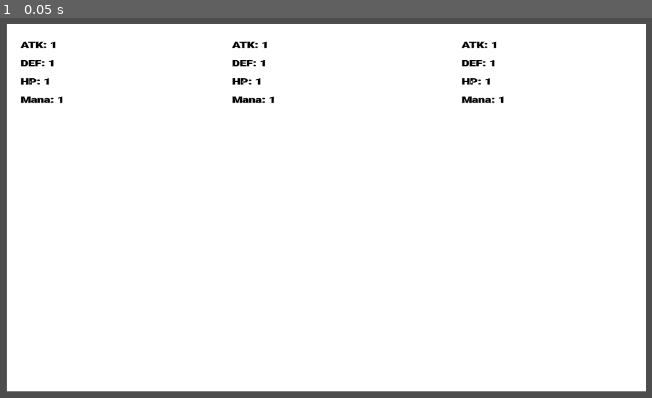
Above: before the commit, frame 1.
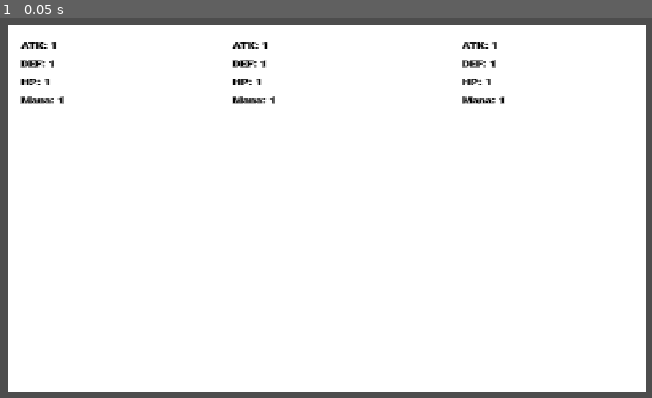
Above: after the commit, the same moment.

Repository: daistic/Project-GMTK-Loop
Game: Godot game, scene res://Scenes/Battle/before_battle.tscn
The game is run twice, just before and just after one commit, with the same random seed, the same clock (stepped at 60 frames per second) and the same inputs. Before the commit the project starts from res://scene/before_battle.tscn.
Inputs:
- Up to frame 1 (0.05 s): no input

The runs differ from the first frame. In frame 1, 1.5% of the frame differs, in the area x 1-100%, y 1-99%.

Commit message:
add: Game Scene

Diff:
--- /dev/null
+++ b/Resources/Black_35.tres
@@ -0,0 +1,8 @@
+[gd_resource type="LabelSettings" load_steps=2 format=3 uid="uid://cxitxq60d3cta"]
+
+[ext_resource type="FontFile" uid="uid://br3p57tef348l" path="res://Roboto_Condensed-Black.ttf" id="1_1247e"]
+
+[resource]
+font = ExtResource("1_1247e")
+font_size = 35
+font_color = Color(0, 0, 0, 1)
--- /dev/null
+++ b/Scenes/GameScene.tscn
@@ -0,0 +1,303 @@
+[gd_scene load_steps=5 format=3 uid="uid://cx5sc3vfrsvvh"]
+
+[ext_resource type="Texture2D" uid="uid://c8gvxv54ldop4" path="res://Ucup/Screenshot 2025-08-02 001149.png" id="1_3mbwn"]
+[ext_resource type="LabelSettings" uid="uid://cxitxq60d3cta" path="res://Resources/Black_35.tres" id="2_jwv4s"]
+[ext_resource type="Texture2D" uid="uid://cn6fpghaepx4r" path="res://Ucup/Screenshot 2025-05-22 211705.png" id="3_lohlh"]
+[ext_resource type="PackedScene" uid="uid://dhksfivwid2n0" path="res://Scenes/UmaMusumeButton.tscn" id="4_jwv4s"]
+
+[node name="GameScene" type="Control"]
+layout_mode = 3
+anchors_preset = 15
+anchor_right = 1.0
+anchor_bottom = 1.0
+grow_horizontal = 2
+grow_vertical = 2
+mouse_filter = 1
+
+[node name="BackgroundTexture" type="TextureRect" parent="."]
+modulate = Color(0.332881, 0.332881, 0.332881, 1)
+layout_mode = 1
+anchors_preset = 15
+anchor_right = 1.0
+anchor_bottom = 1.0
+grow_horizontal = 2
+grow_vertical = 2
+texture = ExtResource("1_3mbwn")
+
+[node name="HBoxContainer" type="HBoxContainer" parent="."]
+layout_mode = 1
+anchors_preset = 15
+anchor_right = 1.0
+anchor_bottom = 1.0
+grow_horizontal = 2
+grow_vertical = 2
+
+[node name="GameSide" type="Control" parent="HBoxContainer"]
+custom_minimum_size = Vector2(700, 0)
+layout_mode = 2
+
+[node name="MarginContainer" type="MarginContainer" parent="HBoxContainer/GameSide"]
+layout_mode = 1
+anchors_preset = 15
+anchor_right = 1.0
+anchor_bottom = 1.0
+grow_horizontal = 2
+grow_vertical = 2
+theme_override_constants/margin_left = 35
+theme_override_constants/margin_top = 35
+theme_override_constants/margin_right = 35
+theme_override_constants/margin_bottom = 35
+
+[node name="VBoxContainer" type="VBoxContainer" parent="HBoxContainer/GameSide/MarginContainer"]
+layout_mode = 2
+theme_override_constants/separation = 20
+
+[node name="HPContainer" type="HBoxContainer" parent="HBoxContainer/GameSide/MarginContainer/VBoxContainer"]
+layout_mode = 2
+theme_override_constants/separation = 15
+
+[node name="Label" type="Label" parent="HBoxContainer/GameSide/MarginContainer/VBoxContainer/HPContainer"]
+layout_mode = 2
+text = "HP"
+label_settings = ExtResource("2_jwv4s")
+
+[node name="TextureProgressBar" type="TextureProgressBar" parent="HBoxContainer/GameSide/MarginContainer/VBoxContainer/HPContainer"]
+custom_minimum_size = Vector2(200, 0)
+layout_mode = 2
+size_flags_horizontal = 3
+value = 100.0
+nine_patch_stretch = true
+stretch_margin_bottom = 35
+texture_progress = ExtResource("1_3mbwn")
+
+[node name="EnergyContainer" type="HBoxContainer" parent="HBoxContainer/GameSide/MarginContainer/VBoxContainer"]
+layout_mode = 2
+theme_override_constants/separation = 15
+
+[node name="Label" type="Label" parent="HBoxContainer/GameSide/MarginContainer/VBoxContainer/EnergyContainer"]
+layout_mode = 2
+text = "EN"
+label_settings = ExtResource("2_jwv4s")
+
+[node name="TextureProgressBar" type="TextureProgressBar" parent="HBoxContainer/GameSide/MarginContainer/VBoxContainer/EnergyContainer"]
+custom_minimum_size = Vector2(200, 0)
+layout_mode = 2
+size_flags_horizontal = 3
+value = 100.0
+nine_patch_stretch = true
+stretch_margin_bottom = 35
+texture_progress = ExtResource("1_3mbwn")
+
+[node name="Spacer" type="Control" parent="HBoxContainer/GameSide/MarginContainer/VBoxContainer"]
+custom_minimum_size = Vector2(0, 5)
+layout_mode = 2
+
+[node name="GameScreen" type="TextureRect" parent="HBoxContainer/GameSide/MarginContainer/VBoxContainer"]
+self_modulate = Color(0.321241, 0.290906, 0.201593, 1)
+custom_minimum_size = Vector2(625, 325)
+layout_mode = 2
+size_flags_vertical = 4
+texture = ExtResource("1_3mbwn")
+
+[node name="MarginContainer" type="MarginContainer" parent="HBoxContainer/GameSide/MarginContainer/VBoxContainer/GameScreen"]
+layout_mode = 1
+anchors_preset = 15
+anchor_right = 1.0
+anchor_bottom = 1.0
+grow_horizontal = 2
+grow_vertical = 2
+theme_override_constants/margin_left = 25
+theme_override_constants/margin_top = 25
+theme_override_constants/margin_right = 25
+theme_override_constants/margin_bottom = 25
+
+[node name="HBoxContainer" type="HBoxContainer" parent="HBoxContainer/GameSide/MarginContainer/VBoxContainer/GameScreen/MarginContainer"]
+layout_mode = 2
+size_flags_horizontal = 4
+size_flags_vertical = 4
+theme_override_constants/separation = 50
+
+[node name="TextureButton" type="TextureButton" parent="HBoxContainer/GameSide/MarginContainer/VBoxContainer/GameScreen/MarginContainer/HBoxContainer"]
+custom_minimum_size = Vector2(150, 150)
+layout_mode = 2
+size_flags_horizontal = 4
+size_flags_vertical = 4
+texture_normal = ExtResource("3_lohlh")
+ignore_texture_size = true
+stretch_mode = 0
+
+[node name="TextureButton2" type="TextureButton" parent="HBoxContainer/GameSide/MarginContainer/VBoxContainer/GameScreen/MarginContainer/HBoxContainer"]
+custom_minimum_size = Vector2(150, 150)
+layout_mode = 2
+size_flags_horizontal = 4
+size_flags_vertical = 4
+texture_normal = ExtResource("3_lohlh")
+ignore_texture_size = true
+stretch_mode = 0
+
+[node name="TextureButton3" type="TextureButton" parent="HBoxContainer/GameSide/MarginContainer/VBoxContainer/GameScreen/MarginContainer/HBoxContainer"]
+custom_minimum_size = Vector2(150, 150)
+layout_mode = 2
+size_flags_horizontal = 4
+size_flags_vertical = 4
+texture_normal = ExtResource("3_lohlh")
+ignore_texture_size = true
+stretch_mode = 0
+
+[node name="Spacer2" type="Control" parent="HBoxContainer/GameSide/MarginContainer/VBoxContainer"]
+custom_minimum_size = Vector2(0, 5)
+layout_mode = 2
+
+[node name="TrainContainer" type="HBoxContainer" parent="HBoxContainer/GameSide/MarginContainer/VBoxContainer"]
+layout_mode = 2
+size_flags_horizontal = 4
+size_flags_vertical = 4
+theme_override_constants/separation = 75
+
+[node name="ATKButton" parent="HBoxContainer/GameSide/MarginContainer/VBoxContainer/TrainContainer" instance=ExtResource("4_jwv4s")]
+layout_mode = 2
+
+[node name="DEFButton" parent="HBoxContainer/GameSide/MarginContainer/VBoxContainer/TrainContainer" instance=ExtResource("4_jwv4s")]
+layout_mode = 2
+button_action = 1
+
+[node name="HPButton" parent="HBoxContainer/GameSide/MarginContainer/VBoxContainer/TrainContainer" instance=ExtResource("4_jwv4s")]
+layout_mode = 2
+button_action = 2
+
+[node name="MPButton" parent="HBoxContainer/GameSide/MarginContainer/VBoxContainer/TrainContainer" instance=ExtResource("4_jwv4s")]
+layout_mode = 2
+button_action = 3
+
+[node name="Spacer3" type="Control" parent="HBoxContainer/GameSide/MarginContainer/VBoxContainer"]
+custom_minimum_size = Vector2(0, 5)
+layout_mode = 2
+
+[node name="HealContainer" type="HBoxContainer" parent="HBoxContainer/GameSide/MarginContainer/VBoxContainer"]
+layout_mode = 2
+size_flags_horizontal = 4
+size_flags_vertical = 4
+theme_override_constants/separation = 75
+
+[node name="HealButton" parent="HBoxContainer/GameSide/MarginContainer/VBoxContainer/HealContainer" instance=ExtResource("4_jwv4s")]
+layout_mode = 2
+button_action = 4
+
+[node name="RestButton" parent="HBoxContainer/GameSide/MarginContainer/VBoxContainer/HealContainer" instance=ExtResource("4_jwv4s")]
+layout_mode = 2
+button_action = 5
+
+[node name="TextSide" type="Control" parent="HBoxContainer"]
+layout_mode = 2
+size_flags_horizontal = 3
+
+[node name="MarginContainer" type="MarginContainer" parent="HBoxContainer/TextSide"]
+layout_mode = 1
+anchors_preset = 15
+anchor_right = 1.0
+anchor_bottom = 1.0
+grow_horizontal = 2
+grow_vertical = 2
+theme_override_constants/margin_left = 50
+theme_override_constants/margin_top = 50
+theme_override_constants/margin_right = 50
+theme_override_constants/margin_bottom = 50
+
+[node name="VBoxContainer" type="VBoxContainer" parent="HBoxContainer/TextSide/MarginContainer"]
+layout_mode = 2
+size_flags_horizontal = 4
+size_flags_vertical = 4
+theme_override_constants/separation = 50
+
+[node name="StatsRect" type="TextureRect" parent="HBoxContainer/TextSide/MarginContainer/VBoxContainer"]
+self_modulate = Color(0.683789, 0.456094, 0.392908, 1)
+custom_minimum_size = Vector2(350, 200)
+layout_mode = 2
+size_flags_horizontal = 4
+size_flags_vertical = 4
+texture = ExtResource("1_3mbwn")
+
+[node name="MarginContainer" type="MarginContainer" parent="HBoxContainer/TextSide/MarginContainer/VBoxContainer/StatsRect"]
+layout_mode = 1
+anchors_preset = 15
+anchor_right = 1.0
+anchor_bottom = 1.0
+grow_horizontal = 2
+grow_vertical = 2
+theme_override_constants/margin_left = 10
+theme_override_constants/margin_top = 10
+theme_override_constants/margin_right = 10
+theme_override_constants/margin_bottom = 10
+
+[node name="ScrollContainer" type="ScrollContainer" parent="HBoxContainer/TextSide/MarginContainer/VBoxContainer/StatsRect/MarginContainer"]
+layout_mode = 2
+
+[node name="Label" type="Label" parent="HBoxContainer/TextSide/MarginContainer/VBoxContainer/StatsRect/MarginContainer/ScrollContainer"]
+custom_minimum_size = Vector2(10, 10)
+layout_mode = 2
+size_flags_horizontal = 3
+size_flags_vertical = 6
+text = "HP:
+EN:
+ATK:
+DEF:
+MP: "
+label_settings = ExtResource("2_jwv4s")
+autowrap_mode = 2
+
+[node name="StoryRect" type="TextureRect" parent="HBoxContainer/TextSide/MarginContainer/VBoxContainer"]
+self_modulate = Color(0.221917, 0.443696, 0.442796, 1)
+custom_minimum_size = Vector2(350, 200)
+layout_mode = 2
+size_flags_horizontal = 4
+size_flags_vertical = 4
+texture = ExtResource("1_3mbwn")
+
+[node name="MarginContainer" type="MarginContainer" parent="HBoxContainer/TextSide/MarginContainer/VBoxContainer/StoryRect"]
+layout_mode = 1
+anchors_preset = 15
+anchor_right = 1.0
+anchor_bottom = 1.0
+grow_horizontal = 2
+grow_vertical = 2
+theme_override_constants/margin_left = 10
+theme_override_constants/margin_top = 10
+theme_override_constants/margin_right = 10
+theme_override_constants/margin_bottom = 10
+
+[node name="ScrollContainer" type="ScrollContainer" parent="HBoxContainer/TextSide/MarginContainer/VBoxContainer/StoryRect/MarginContainer"]
+layout_mode = 2
+
+[node name="Label" type="Label" parent="HBoxContainer/TextSide/MarginContainer/VBoxContainer/StoryRect/MarginContainer/ScrollContainer"]
+custom_minimum_size = Vector2(10, 10)
+layout_mode = 2
+size_flags_horizontal = 3
+size_flags_vertical = 6
+text = "X Turns Left Until
+
+Once Upon A time lorenIpsoun Donet i Know Right"
+label_settings = ExtResource("2_jwv4s")
+autowrap_mode = 2
+
+[node name="ExitButton" type="TextureButton" parent="HBoxContainer/TextSide/MarginContainer/VBoxContainer"]
+custom_minimum_size = Vector2(350, 50)
+layout_mode = 2
+size_flags_horizontal = 4
+size_flags_vertical = 4
+texture_normal = ExtResource("1_3mbwn")
+ignore_texture_size = true
+stretch_mode = 0
+
+[node name="MarginContainer" type="MarginContainer" parent="HBoxContainer/TextSide/MarginContainer/VBoxContainer/ExitButton"]
+layout_mode = 1
+anchors_preset = 15
+anchor_right = 1.0
+anchor_bottom = 1.0
+grow_horizontal = 2
+grow_vertical = 2
+
+[node name="Label" type="Label" parent="HBoxContainer/TextSide/MarginContainer/VBoxContainer/ExitButton/MarginContainer"]
+layout_mode = 2
+size_flags_horizontal = 4
+text = "Quit"
+label_settings = ExtResource("2_jwv4s")
--- /dev/null
+++ b/Scenes/UmaMusumeButton.tscn
@@ -0,0 +1,13 @@
+[gd_scene load_steps=3 format=3 uid="uid://dhksfivwid2n0"]
+
+[ext_resource type="Texture2D" uid="uid://c8gvxv54ldop4" path="res://Ucup/Screenshot 2025-08-02 001149.png" id="1_5yb1u"]
+[ext_resource type="Script" uid="uid://bc2bmutrle288" path="res://Scripts/UmaMusumeButton.gd" id="2_om3q0"]
+
+[node name="TextureButton" type="TextureButton"]
+custom_minimum_size = Vector2(50, 50)
+texture_normal = ExtResource("1_5yb1u")
+ignore_texture_size = true
+stretch_mode = 0
+script = ExtResource("2_om3q0")
+
+[connection signal="pressed" from="." to="." method="_on_pressed"]
--- /dev/null
+++ b/Scripts/UmaMusumeButton.gd
@@ -0,0 +1,29 @@
+extends TextureButton
+
+enum ACTION {
+	ATK_UP,
+	DEF_UP,
+	HP_UP,
+	MP_UP,
+	HEAL,
+	REST
+}
+
+@export var button_action: ACTION
+
+func _on_pressed() -> void:
+	match button_action:
+		ACTION.ATK_UP:
+			print("ATK UP")
+		ACTION.DEF_UP:
+			print("DEF UP")
+		ACTION.HP_UP:
+			print("HP UP")
+		ACTION.MP_UP:
+			print("MP UP")
+		ACTION.HEAL:
+			print("HEAL")
+		ACTION.REST:
+			print("REST")
+		_:
+			print("null")
--- a/project.godot
+++ b/project.godot
@@ -19,7 +19,13 @@
 
 window/size/viewport_width=1280
 window/size/viewport_height=720
+window/stretch/mode="canvas_items"
 
 [dotnet]
 
 project/assembly_name="Loop"
+
+[editor]
+
+naming/scene_name_casing=1
+naming/script_name_casing=1
Renamed: scene/battle.tscn -> Scenes/Battle/battle.tscn
Renamed: scene/before_battle.tscn -> Scenes/Battle/before_battle.tscn
Renamed: scene/character.tscn -> Scenes/Chara/character.tscn
Not shown, added: Scripts/UmaMusumeButton.gd.uid
